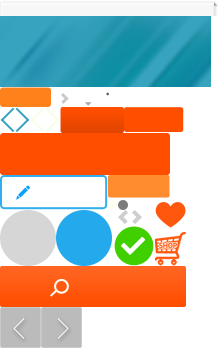
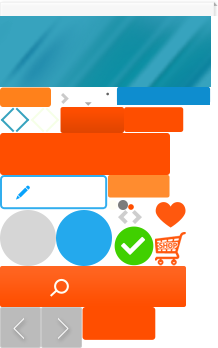
Comparing the layer stacks of the two 218 × 348 images. Changes:
added group "酒店搜索页" with 2 layers above "酒店首页" over box(82, 87, 211, 340)
added layer "图层 29" in group "酒店搜索页" over box(82, 307, 156, 340)
added layer "图层 28" in group "酒店搜索页" over box(116, 87, 211, 105)
added layer "图层 30" in group "酒店首页" over box(128, 204, 134, 210)
